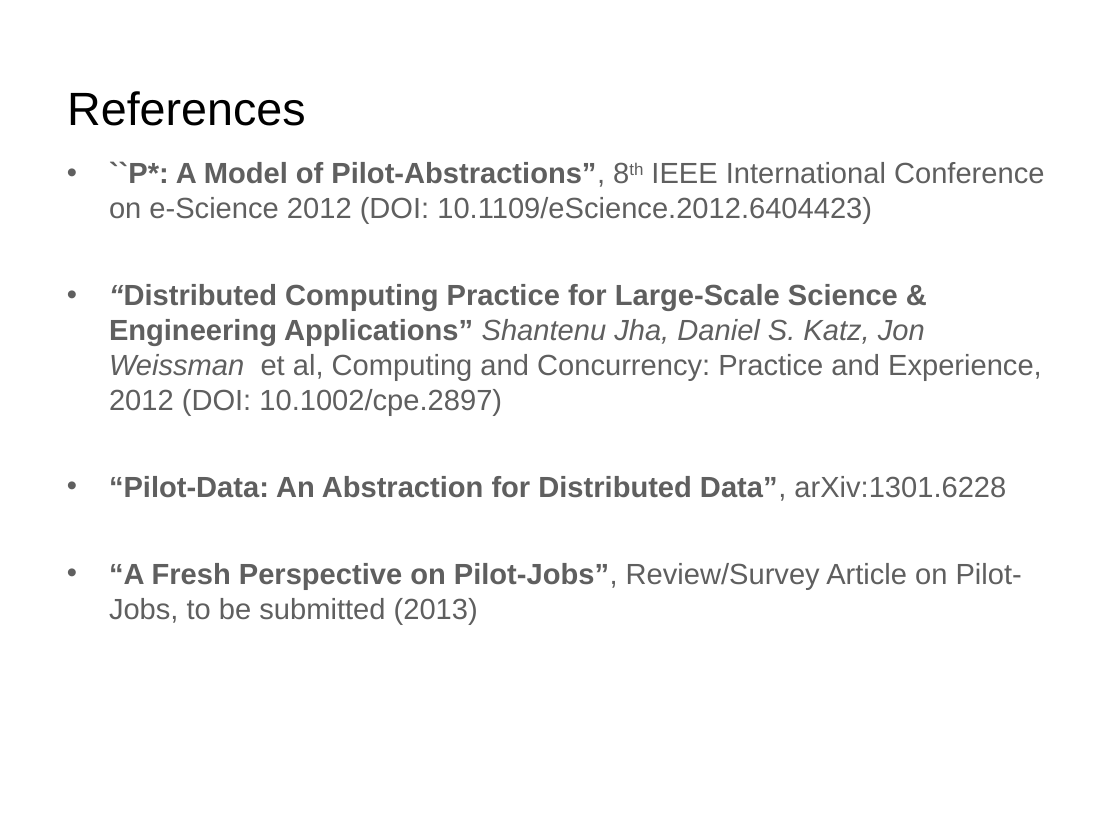
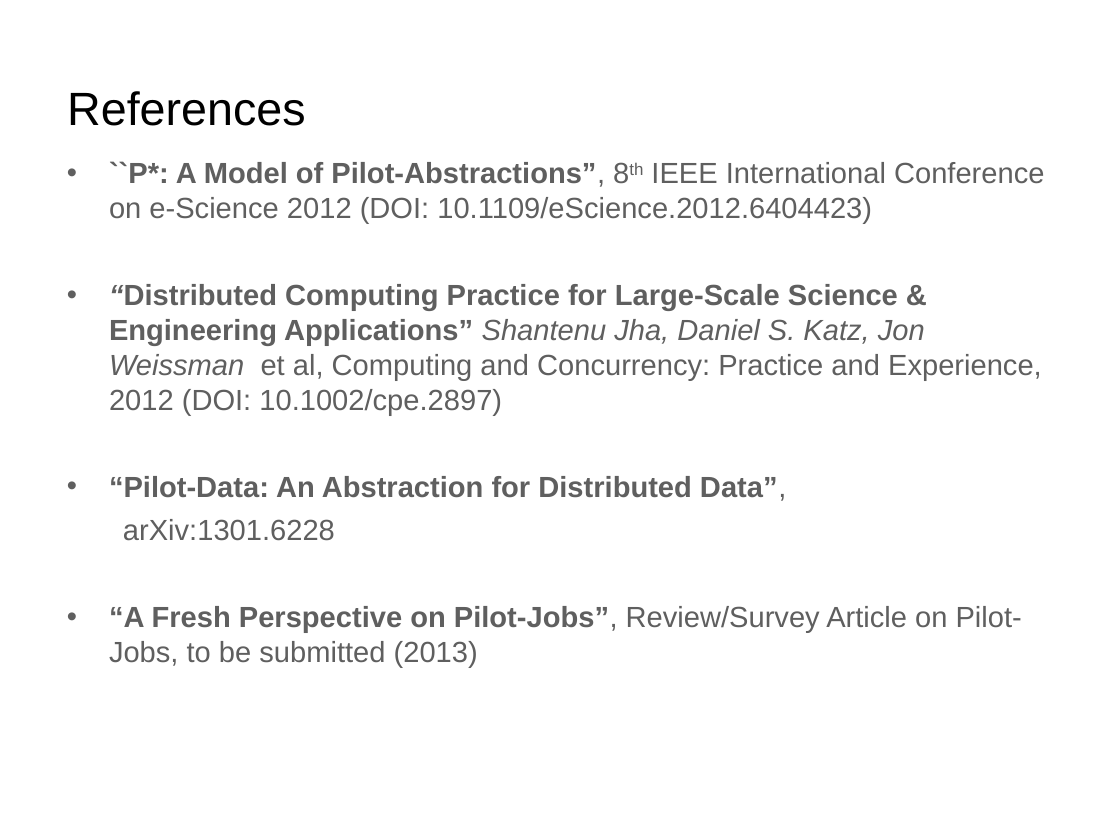
Before and after one commit to saga-project/presentations, a slide deck: slide 40 of bnl-pstar.ppt. Drawn at 1120x840 pixels with LibreOffice and Linux fonts; fonts in the diff are those of the drawing; background and template pictures are left out. Boxes give left, top, right and bottom in pixels: in the first picture for what was removed or moved away, otherwise in the second. Text is boxed around its words. In the diff, an @@ line names an element or a change of style, - is before the commit and + after.

```diff
--- a/bnl-pstar.ppt
+++ b/bnl-pstar.ppt
@@ text at [109,476,786,541]: text changed @@
-• “Pilot-Data: An Abstraction for Distributed Data”, arXiv:1301.6228
+• “Pilot-Data: An Abstraction for Distributed Data”,
+  arXiv:1301.6228
```
Also in this commit, not shown: 14 other slides changed.
